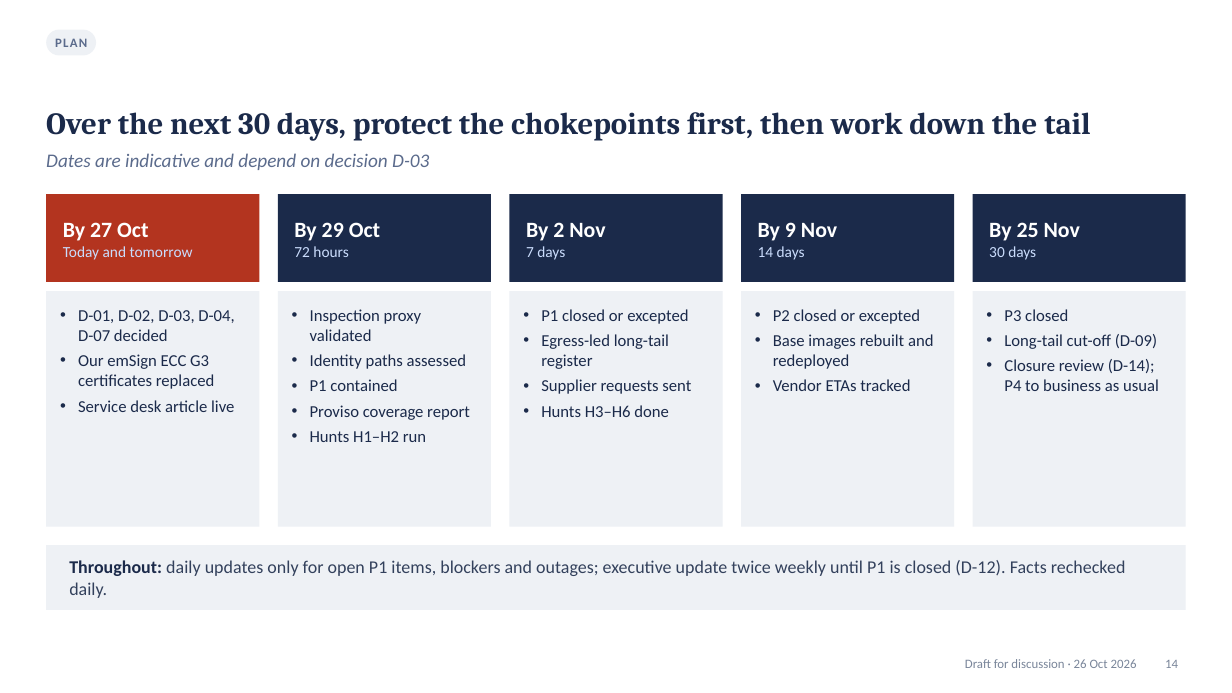
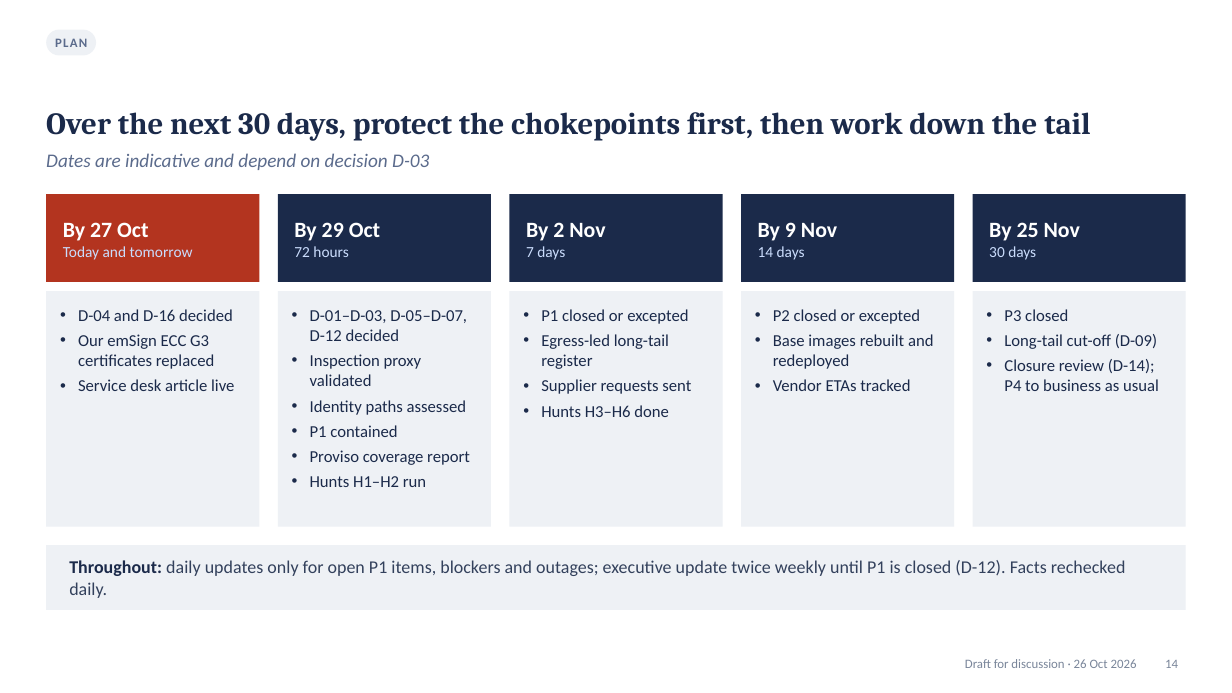
Before and after one commit to jfang88/eMudhraResponse, a slide deck: slide 14 of eMudhra-response-briefing.pptx. Drawn at 1232x693 pixels with LibreOffice and Linux fonts; fonts in the diff are those of the drawing. Boxes give left, top, right and bottom in pixels: in the first picture for what was removed or moved away, otherwise in the second. Text is boxed around its words. In the diff, an @@ line names an element or a change of style, - is before the commit and + after.

```diff
--- a/eMudhra-response-briefing.pptx
+++ b/eMudhra-response-briefing.pptx
@@ text at (78, 309, 233, 321): text changed @@
-• D-01, D-02, D-03, D-04, D-07 decided
+• D-04 and D-16 decided
@@ text at (310, 310, 467, 341): paragraph added @@
+• D-01–D-03, D-05–D-07, D-12 decided
```
Also in this commit, not shown: 6 other slides changed, 28 other files.
